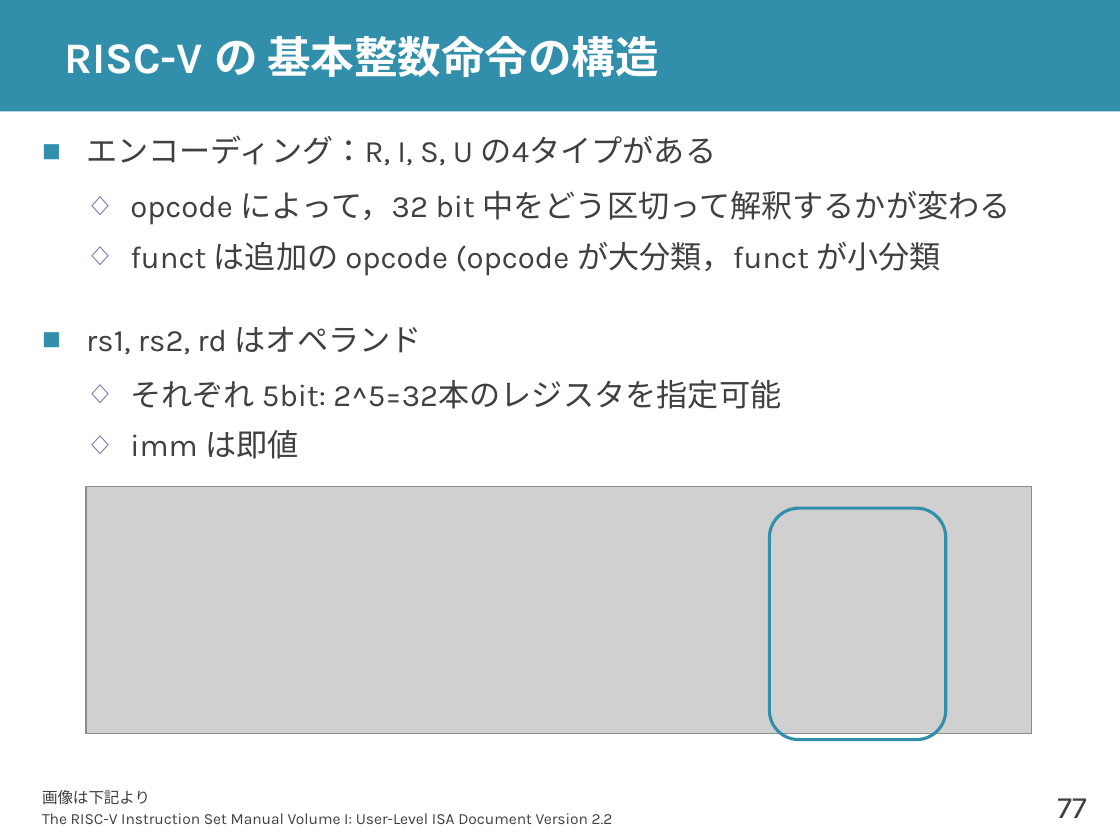
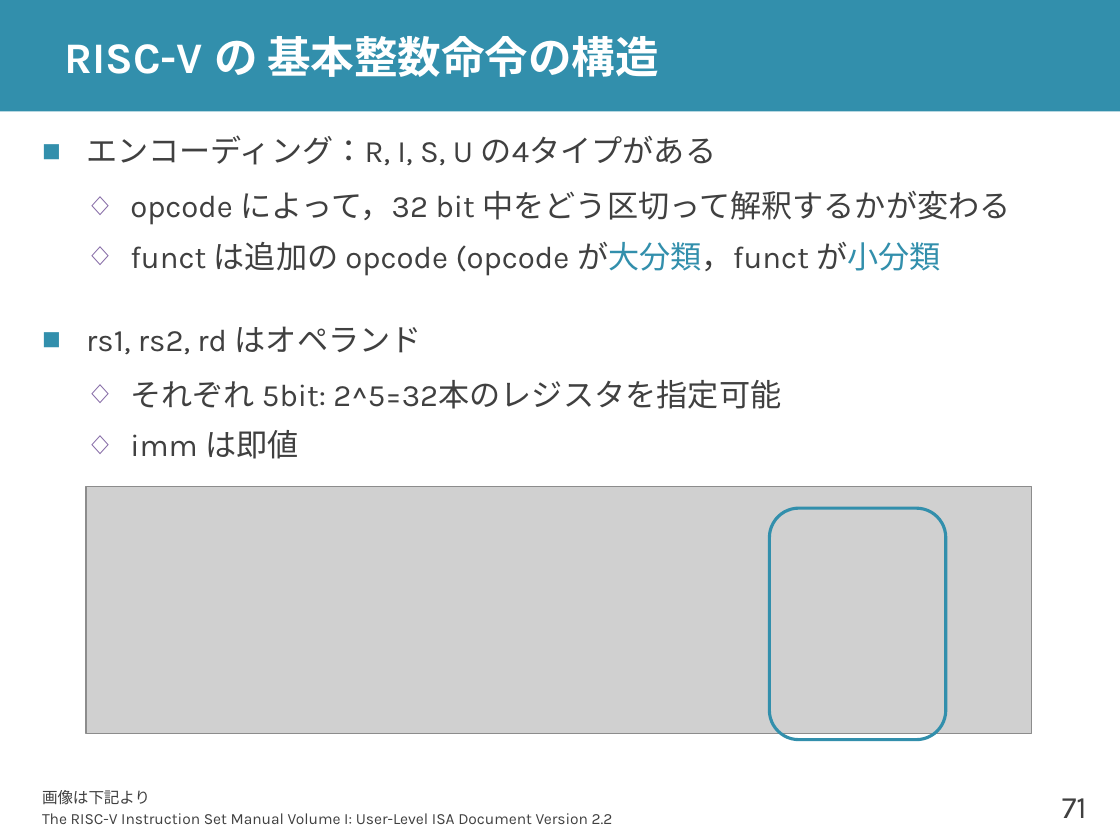
Before and after one commit to shioyadan/advanced-computer-organization, a slide deck: slide 71 of aco-shioya-01.pptx (slide 77 before the commit). Drawn at 1120x840 pixels with LibreOffice and Linux fonts; fonts in the diff are those of the drawing; grey boxes stand for pictures. Boxes give left, top, right and bottom in pixels: in the first picture for what was removed or moved away, otherwise in the second. Text is boxed around its words. In the diff, an @@ line names an element or a change of style, - is before the commit and + after.

```diff
--- a/aco-shioya-01.pptx
+++ b/aco-shioya-01.pptx
@@ text at (x1=130, y1=242, x2=941, y2=276): text colour #404040 to #328FAC in "が大分類，funct が小分類" @@
@@ page number at (x1=1062, y1=798, x2=1087, y2=818): text changed @@
-77
+71
```
Also in this commit, not shown: 7 other slides changed, 4 slides added, 10 slides removed.
